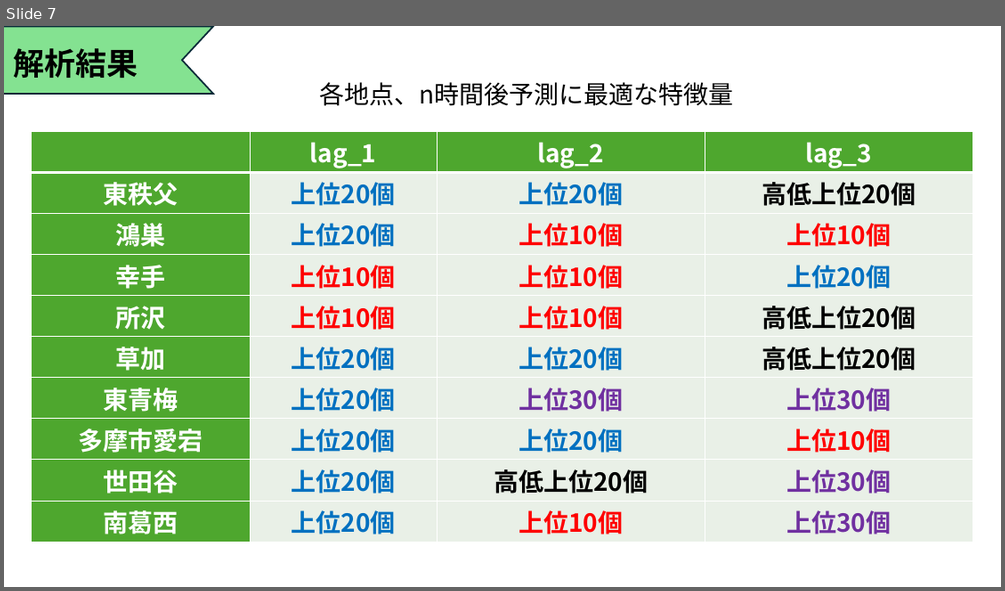
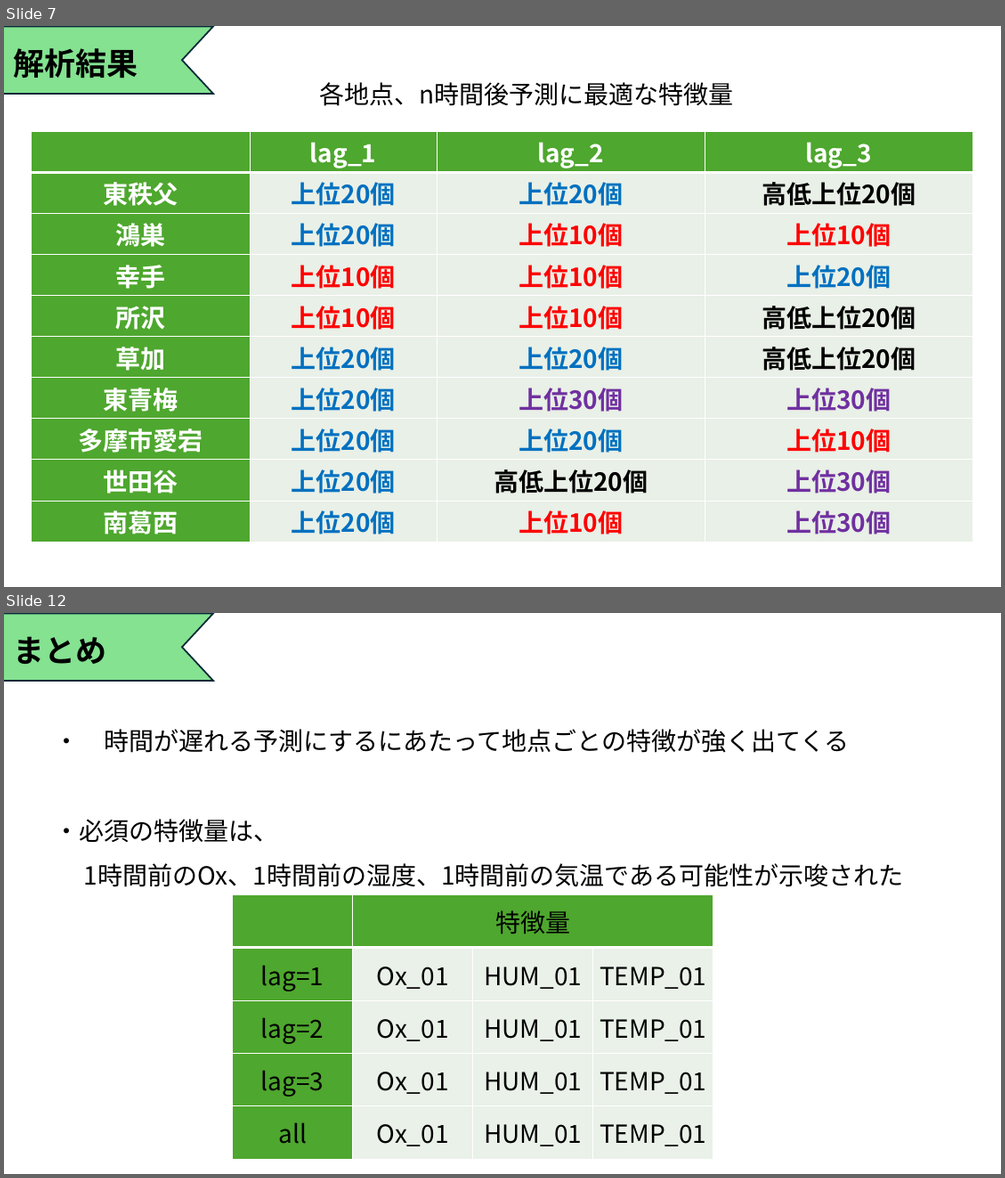
Before and after one commit to Tatsuki0623/lab, a slide deck: out_data/最終発表.pptx. Shown one above the other, each under a label of ours: slide 7 before the commit, slides 7 and 12 after it; the slides between them are not shown. The pictures are 1005x591 and 1005x1178 pixels, drawn with LibreOffice and Linux fonts; fonts in the diff are those of the drawing. Boxes give left, top, right and bottom in pixels: in the first picture for what was removed or moved away, otherwise in the second. Text is boxed around its words. In the diff, an @@ line names an element or a change of style, - is before the commit and + after.

```diff
--- a/out_data/最終発表.pptx
+++ b/out_data/最終発表.pptx
@@ slide 12 added at box(4, 613, 1001, 1174), background #FFFFFF @@
@@ chevron added at box(4, 614, 213, 681), fill #84E291, outline #092A39 1.5 pt @@
@@ text added at box(14, 636, 107, 664), 30 pt, text #000000, bold @@
+まとめ
@@ text added at box(54, 729, 904, 887), 24 pt, text #000000 @@
+・ 時間が遅れる予測にするにあたって地点ごとの特徴が強く出てくる
+・必須の特徴量は、
+1時間前のOx、1時間前の湿度、1時間前の気温である可能性が示唆された
@@ table added at box(233, 895, 714, 1159), 5 rows, 4 columns @@
+ | 特徴量 |  | 
+lag=1 | Ox_01 | HUM_01 | TEMP_01
+lag=2 | Ox_01 | HUM_01 | TEMP_01
+lag=3 | Ox_01 | HUM_01 | TEMP_01
+all | Ox_01 | HUM_01 | TEMP_01
```
Also in this commit, not shown: 7 slides changed, 1 other slide added.
